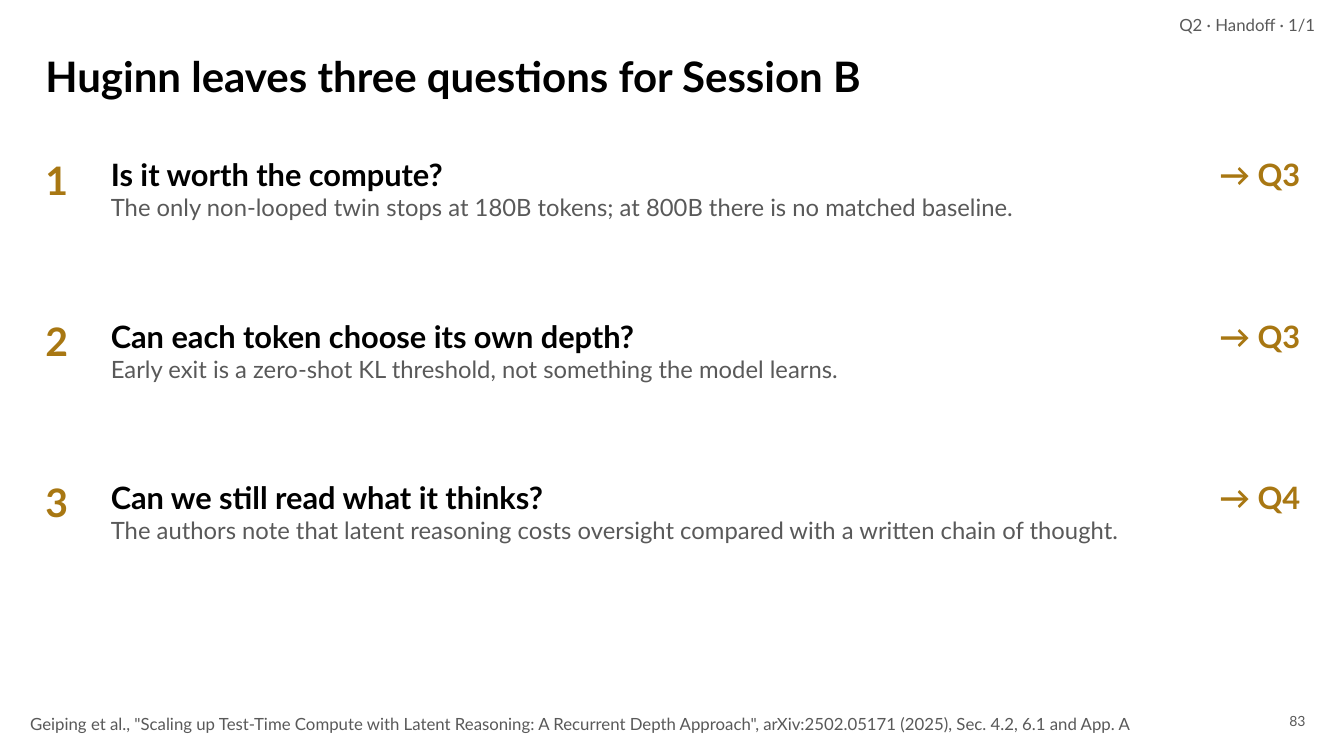
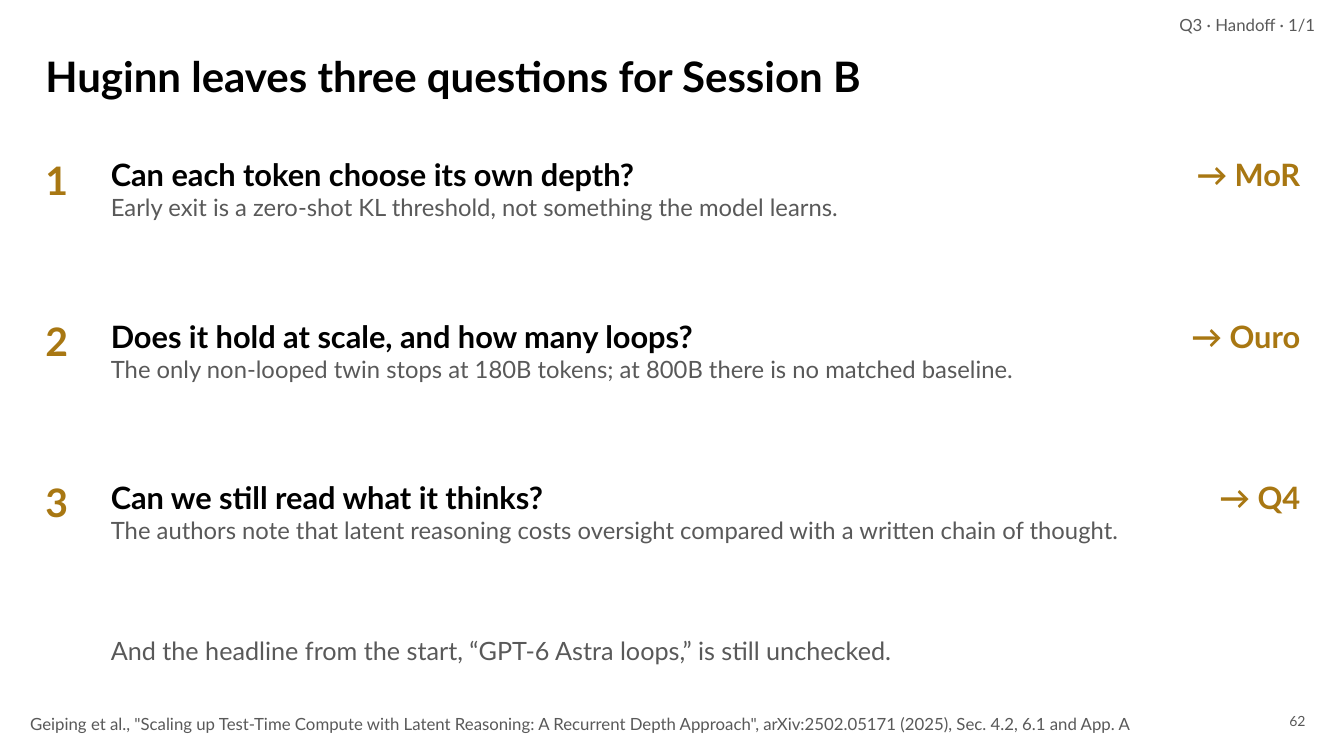
Before and after one commit to irregular6612/agi-hw2, a slide deck: slide 62 of build/out/looped-transformers.pptx (slide 83 before the commit). Drawn at 1344x756 pixels with LibreOffice and Linux fonts; fonts in the diff are those of the drawing. Boxes give left, top, right and bottom in pixels: in the first picture for what was removed or moved away, otherwise in the second. Text is boxed around its words. In the diff, an @@ line names an element or a change of style, - is before the commit and + after.

```diff
--- a/build/out/looped-transformers.pptx
+++ b/build/out/looped-transformers.pptx
@@ text at <box>1179,18,1315,34</box>: text changed @@
-Q2 · Handoff · 1/1
+Q3 · Handoff · 1/1
@@ text at <box>111,163,838,221</box>: text changed @@
-Is it worth the compute?
-The only non-looped twin stops at 180B tokens; at 800B there is no matched baseline.
+Can each token choose its own depth?
+Early exit is a zero-shot KL threshold, not something the model learns.
@@ text at <box>1235,163,1301,187</box>: text changed @@
-→ Q3
+→ MoR
@@ text at <box>111,325,1013,382</box>: text changed @@
-Can each token choose its own depth?
-Early exit is a zero-shot KL threshold, not something the model learns.
+Does it hold at scale, and how many loops?
+The only non-looped twin stops at 180B tokens; at 800B there is no matched baseline.
@@ text at <box>1230,325,1301,349</box>: text changed @@
-→ Q3
+→ Ouro
@@ text added at <box>111,641,891,664</box>, 18 pt, text #595959 @@
+And the headline from the start, “GPT-6 Astra loops,” is still unchecked.
@@ page number at <box>1289,716,1305,726</box>: text changed @@
-83
+62
```
Also in this commit, not shown: 78 other slides changed, 32 slides added, 65 slides removed, 23 other files.
